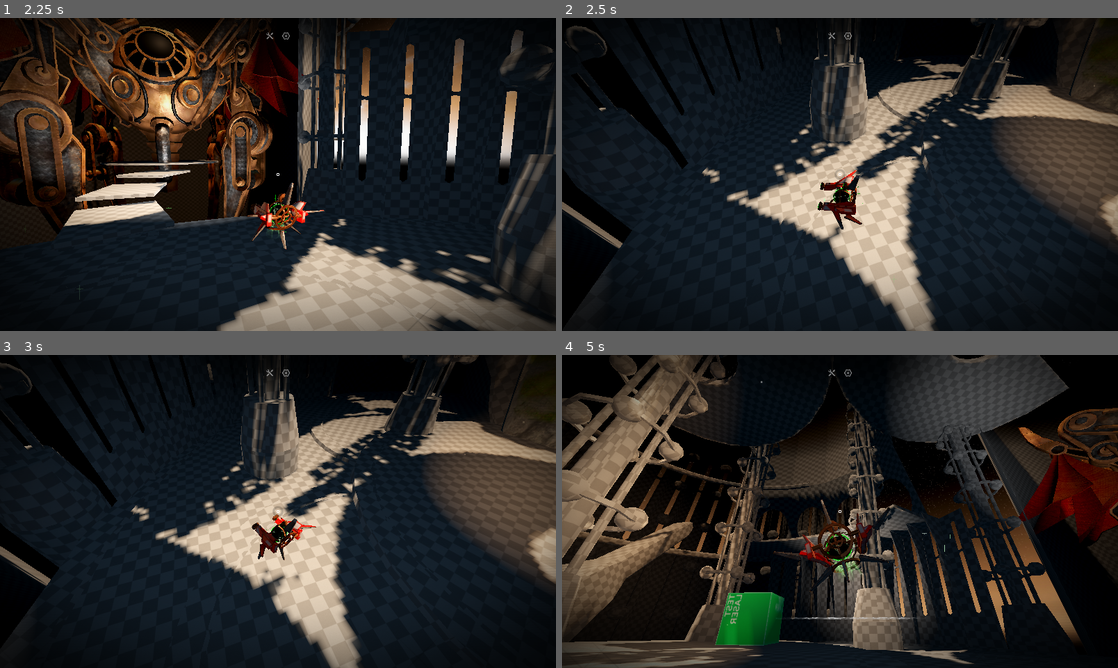
Above: before the commit, frames 1-4 (two rows, left to right).
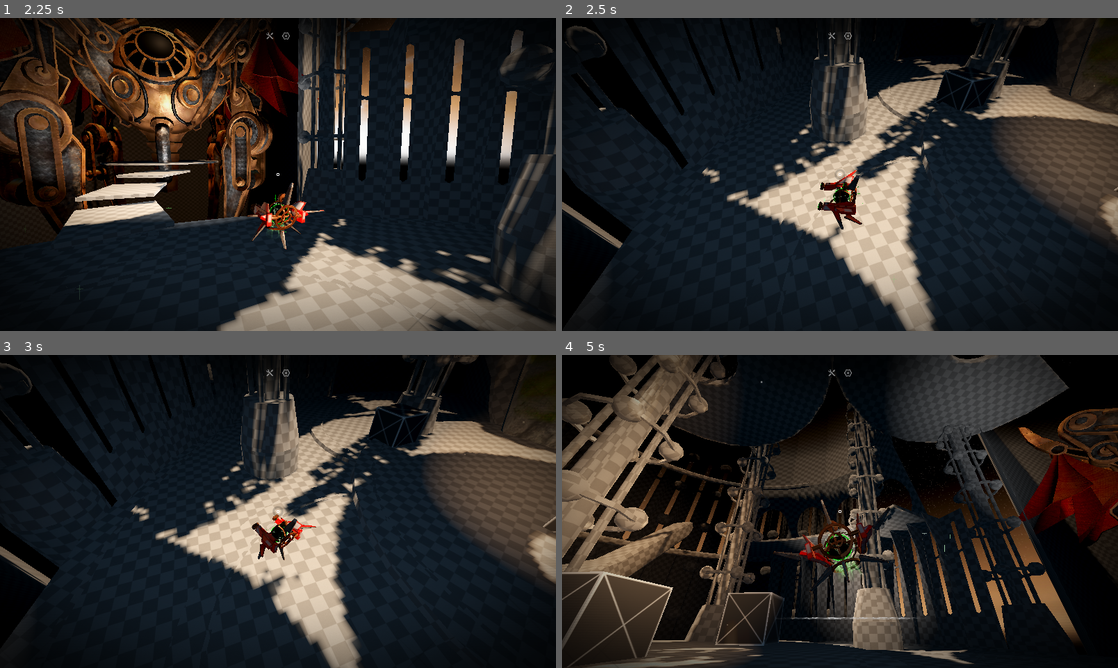
Above: after the commit, the same moments.

Repository: slyllama/dwelt-learn
Game: Godot game, scene res://lib/loading/loading.tscn
The game is run twice, just before and just after one commit, with the same random seed, the same clock (stepped at 60 frames per second) and the same inputs.
Inputs (mouse positions are in pixels of both pictures, inside the frame that each line leads up to):
- Up to frame 1 (2.25 s): click "PLAY" at 0.5 s; tap Enter at 1.25 s; move the mouse to (400, 158) at 1.27 s; hold D (strafe_right) 1.28-2 s; tap F (interact) at 1.35 s; click (400, 158) at 1.42 s; drag from (166, 190) to (250, 237) at 2.02 s
- Up to frame 2 (2.5 s): no input
- Up to frame 3 (3 s): move the mouse to (333, 442) at 2.77 s; hold D (strafe_right) from 2.78 s (still down); tap F (interact) at 2.85 s
- Up to frame 4 (5 s): release D (strafe_right) at 3.5 s; drag from (812, 574) to (673, 464) at 3.52 s; move the mouse to (1006, 558) at 4.27 s; hold A (strafe_left) from 4.28 s (still down); tap Mouse wheel up (zoom_in) at 4.35 s; tap F (interact) at 4.55 s

Frame 1 is identical in both runs. In frame 2, 0.5% of the frame differs, in the area x 66-100%, y 15-58%; in frame 3, 0.6%; in frame 4, 5.5%, in the area x 0-40%, y 69-100%.

Commit message:
More fixes to action switching

Diff:
--- a/global.gd
+++ b/global.gd
@@ -2,6 +2,11 @@
 
 const SCREEN_SIZE = Vector2(1920.0, 1080.0)
 const LARGE_UI_SCALE = 1.3
+
+func leave_action():
+	if in_action == false: return
+	await get_tree().create_timer(0.2).timeout
+	in_action = false
 
 signal camera_shaken
 signal button_hover
@@ -53,3 +58,4 @@
 var raycast_y_point = 0.0
 var look_point = null
 var look_object = ""
+var last_used_object = ""
--- a/lib/dialogue/dialogue.gd
+++ b/lib/dialogue/dialogue.gd
@@ -1,9 +1,34 @@
 extends Node3D
 
 @export var dialogue_data: Array[String]
+@export var object_name = "dialogue"
+@export var dialogue_close_distance = 7.0
 
-func _play_dialogue(): Global.dialogue_played.emit(dialogue_data)
-func _close_dialogue(): Global.dialogue_closed_early.emit()
+func _play_dialogue():
+	Global.interact_left.emit()
+	Global.dialogue_played.emit(dialogue_data)
 
-func _ready():
-	pass
+func _close_dialogue():
+	Global.leave_action()
+	Global.dialogue_closed_early.emit()
+
+func _input(_event):
+	if Input.is_action_just_pressed("interact"):
+		if Global.look_object == object_name:
+			if Global.in_action == true: return
+			if Global.dialogue_active == false:
+				Global.last_used_object = object_name
+				_play_dialogue()
+
+var count = 6
+func _physics_process(_delta):
+	if count == 0:
+		if (Global.last_used_object != object_name
+			or Global.dialogue_active == false): return
+		count = 6 # don't do this every frame
+		# Distance from the dialogue object to the player
+		var distance = global_position.distance_to(Global.player_position)
+		if distance > dialogue_close_distance:
+			if Global.dialogue_active == true:
+				Global.dialogue_closed_early.emit()
+	count -= 1
--- a/lib/dialogue/dialogue.tscn
+++ b/lib/dialogue/dialogue.tscn
@@ -1,6 +1,25 @@
-[gd_scene load_steps=2 format=3 uid="uid://i1jp4klishr3"]
+[gd_scene load_steps=5 format=3 uid="uid://i1jp4klishr3"]
 
 [ext_resource type="Script" path="res://lib/dialogue/dialogue.gd" id="1_kv4hh"]
+[ext_resource type="Texture2D" uid="uid://dqvooc5gadxy0" path="res://generic/tex/placeholder.png" id="2_47ujj"]
+
+[sub_resource type="BoxShape3D" id="BoxShape3D_ynvvx"]
+margin = 0.2
+size = Vector3(2, 2, 2)
+
+[sub_resource type="StandardMaterial3D" id="StandardMaterial3D_kafb6"]
+albedo_texture = ExtResource("2_47ujj")
 
 [node name="DialogueArea" type="Node3D"]
 script = ExtResource("1_kv4hh")
+
+[node name="Collision" type="Area3D" parent="."]
+
+[node name="Shape" type="CollisionShape3D" parent="Collision"]
+transform = Transform3D(1, 0, 0, 0, 1, 0, 0, 0, 1, 0, 1, 0)
+shape = SubResource("BoxShape3D_ynvvx")
+
+[node name="Placeholder" type="CSGBox3D" parent="."]
+transform = Transform3D(1, 0, 0, 0, 1, 0, 0, 0, 1, 0, 1, 0)
+size = Vector3(2, 2, 2)
+material = SubResource("StandardMaterial3D_kafb6")
--- a/lib/player/XCast.gd
+++ b/lib/player/XCast.gd
@@ -19,3 +19,4 @@
 	else:
 		Global.look_point = null
 		_stop_looking()
+	if Global.in_action == true: _stop_looking()
--- a/lib/player/player.gd
+++ b/lib/player/player.gd
@@ -78,6 +78,8 @@
 	Global.debug_details_text += "\ndirection = " + Utilities.fstr(%CamPivot.rotation_degrees.y, 1)
 	Global.debug_details_text += "\u00B0 (" + str(snapped($Lemonade.rotation_degrees.y, 1))  + "\u00B0)"
 	Global.debug_details_text += "\nraycast_y_point = " + Utilities.fstr(Global.raycast_y_point)
+	Global.debug_details_text += "\nlast_used_object = '" + str(Global.last_used_object) + "'"
+	Global.debug_details_text += "\nin_action = '" + str(Global.in_action) + "'"
 	if Global.look_object != "":
 		Global.debug_details_text += "\n\n[color=yellow]Looking at: " + str(Global.look_object) + "[/color]"
 
--- a/lib/ui/dialogue/dialogue.gd
+++ b/lib/ui/dialogue/dialogue.gd
@@ -23,8 +23,7 @@
 	current_dialogue = []
 	current_place = 0
 	Global.dialogue_active = false
-	Global.in_action = false
-
+	Global.leave_action()
 	emit_signal("closed")
 
 	transitioning = true
--- a/lib/ui/hud/IntroVFX.gd
+++ b/lib/ui/hud/IntroVFX.gd
@@ -24,6 +24,7 @@
 
 # Plays a less intense version of the former
 func transition_subtle_vfx_in():
+	print("[VFX] subtle transition in")
 	active = true
 	visible = true
 	max_alpha = 0.7
--- a/maps/lattice/lattice.tscn
+++ b/maps/lattice/lattice.tscn
@@ -170,8 +170,13 @@
 transform = Transform3D(0.94857, 0.276447, -0.154245, -0.279795, 0.96006, 0, 0.148084, 0.043157, 0.988033, -5.3401, 7.27215, -21.1656)
 
 [node name="KryptisDialogue" parent="." instance=ExtResource("14_cieqj")]
-transform = Transform3D(1, 0, 0, 0, 1, 0, 0, 0, 1, 0, 0.34823, -11.329)
+transform = Transform3D(1, 0, 0, 0, 1, 0, 0, 0, 1, 0, 0.34823, -10.329)
 dialogue_data = Array[String](["Lorem ipsum dolor sit amet, consectetur adipiscing elit, sed do eiusmod tempor incididu …(624 unchanged characters)…
+
+[node name="OtherDialogue" parent="." instance=ExtResource("14_cieqj")]
+transform = Transform3D(1, 0, 0, 0, 1, 0, 0, 0, 1, -9, 0.34823, -10.329)
+dialogue_data = Array[String](["Ohhh yeah"])
+object_name = "oh_yeah"
 
 [node name="LegTest" parent="." instance=ExtResource("13_8sf1c")]
 transform = Transform3D(-1, 0, -8.74228e-08, 0, 1, 0, 8.74228e-08, 0, -1, 0, 11.2159, 23.9883)
--- a/objects/laser/laser.gd
+++ b/objects/laser/laser.gd
@@ -14,6 +14,8 @@
 
 func activate():
 	active = true
+	Global.last_used_object = object_name
+	Global.in_action = true
 	$EnterLaser.play()
 	overlay_texture.visible = true
 	overlay_texture.scale = Vector2(1.0, 1.0)
@@ -39,6 +41,8 @@
 		if active == true: return
 		overlay_texture.visible = false)
 	Global.player_position_unlocked.emit()
+
+	Global.leave_action()
 
 func _ready():
 	# Find the new center for Sprite2Ds when the content scale changes
--- a/objects/laser/laser.tscn
+++ b/objects/laser/laser.tscn
@@ -1,14 +1,17 @@
-[gd_scene load_steps=7 format=3 uid="uid://07n4fhjhunl"]
+[gd_scene load_steps=8 format=3 uid="uid://07n4fhjhunl"]
 
 [ext_resource type="Script" path="res://objects/laser/laser.gd" id="1_qy5bo"]
 [ext_resource type="PackedScene" uid="uid://bbt6np1daksl4" path="res://objects/cable/cable.tscn" id="2_qx4ym"]
 [ext_resource type="Script" path="res://objects/laser/Cast.gd" id="3_0t5vk"]
-[ext_resource type="Material" uid="uid://dw2as06h4frii" path="res://objects/laser/turret.tres" id="6_d7f3m"]
+[ext_resource type="Texture2D" uid="uid://dqvooc5gadxy0" path="res://generic/tex/placeholder.png" id="5_l7nk4"]
 [ext_resource type="AudioStream" uid="uid://ksek1nmbm7lq" path="res://objects/laser/enter_laser.ogg" id="8_pae4y"]
 
 [sub_resource type="BoxShape3D" id="BoxShape3D_nt7dx"]
 margin = 0.2
 size = Vector3(2, 2, 2)
+
+[sub_resource type="StandardMaterial3D" id="StandardMaterial3D_lhekj"]
+albedo_texture = ExtResource("5_l7nk4")
 
 [node name="Laser" type="Node3D"]
 script = ExtResource("1_qy5bo")
@@ -41,4 +44,4 @@
 [node name="Placeholder" type="CSGBox3D" parent="."]
 transform = Transform3D(1, 0, 0, 0, 1, 0, 0, 0, 1, 0, 1, 0)
 size = Vector3(2, 2, 2)
-material = ExtResource("6_d7f3m")
+material = SubResource("StandardMaterial3D_lhekj")
--- a/objects/laser/turret.tres
+++ /dev/null
@@ -1,9 +0,0 @@
-[gd_resource type="StandardMaterial3D" load_steps=3 format=3 uid="uid://dw2as06h4frii"]
-
-[ext_resource type="Texture2D" uid="uid://w4xxv7xrtkwl" path="res://objects/laser/tex/laser_diff.png" id="1_kaaps"]
-[ext_resource type="Texture2D" uid="uid://d2kf24780bso0" path="res://objects/laser/tex/laser_norm.png" id="2_2pqfw"]
-
-[resource]
-albedo_texture = ExtResource("1_kaaps")
-normal_enabled = true
-normal_texture = ExtResource("2_2pqfw")
Binary file added: generic/tex/placeholder.png
Not shown, changed: generic/tex/placeholder.png.import
Binary file removed: objects/laser/tex/laser_diff.png
Not shown, removed: objects/laser/tex/laser_diff.png.import
Binary file removed: objects/laser/tex/laser_norm.png
